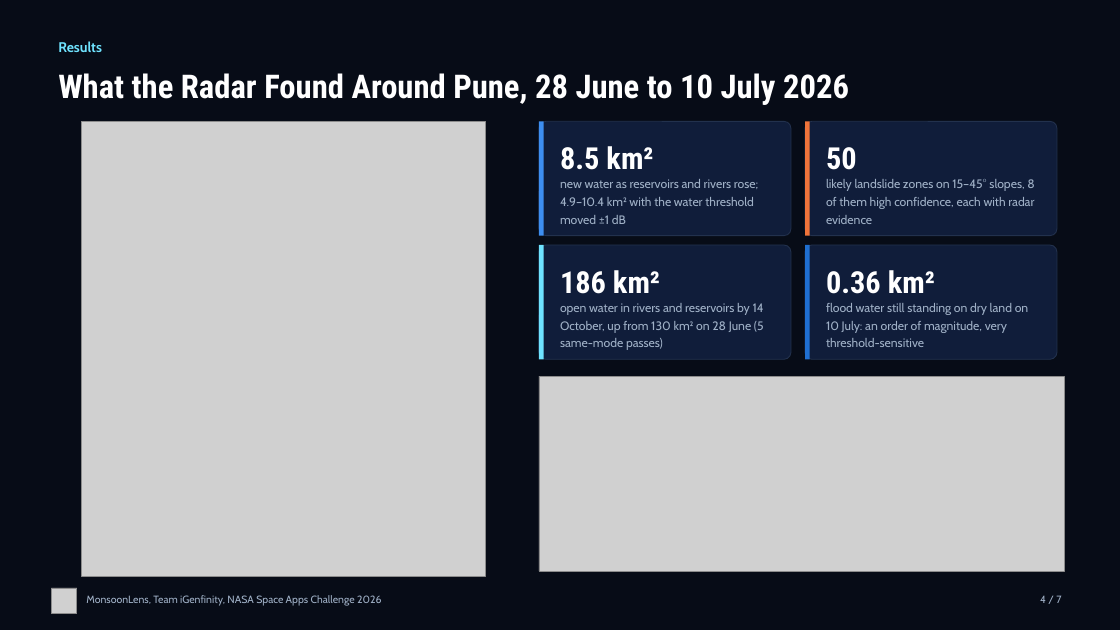
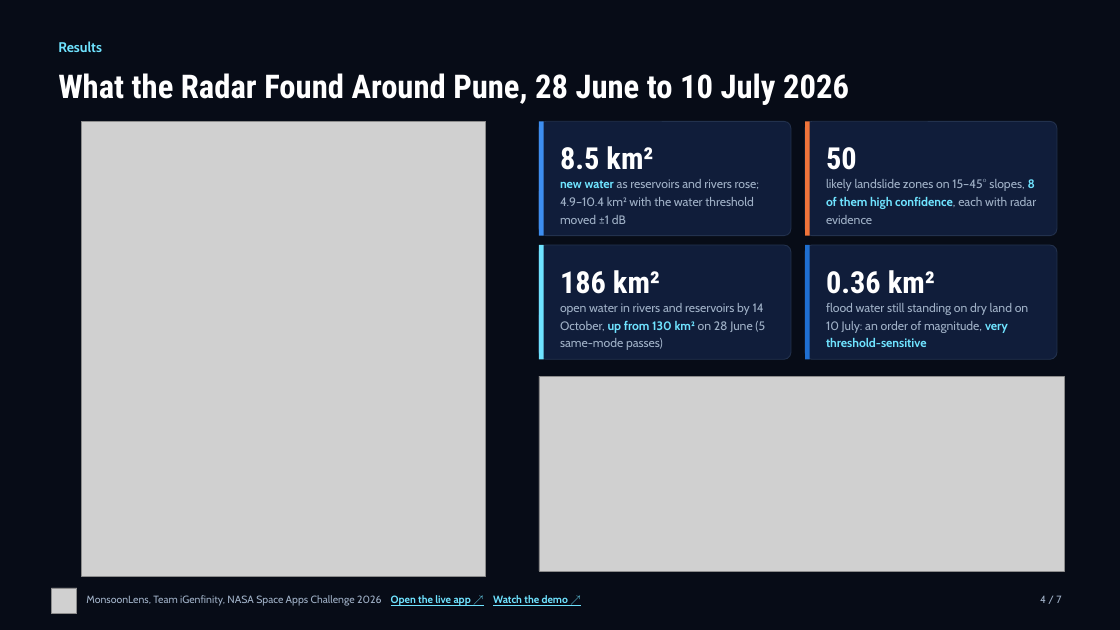
Before and after one commit to AyushSinghNegi/dancing-with-the-sars, a slide deck: slide 4 of deliverables/deck/MonsoonLens_Deck.pptx. Drawn at 1120x630 pixels with LibreOffice and Linux fonts; fonts in the diff are those of the drawing; grey boxes stand for pictures. Boxes give left, top, right and bottom in pixels: in the first picture for what was removed or moved away, otherwise in the second. Text is boxed around its words. In the diff, an @@ line names an element or a change of style, - is before the commit and + after.

```diff
--- a/deliverables/deck/MonsoonLens_Deck.pptx
+++ b/deliverables/deck/MonsoonLens_Deck.pptx
@@ text "new water as reservoirs and ..." at box(560, 179, 759, 224): text colour #9FB0C6 to #6FE3FF, bold on in "new water" @@
@@ text "likely landslide zones on 15–45° ..." at box(826, 179, 1036, 224): text colour #9FB0C6 to #6FE3FF, bold on in "8 of them high confidence," @@
@@ text "open water in rivers and ..." at box(560, 303, 765, 350): text colour #9FB0C6 to #6FE3FF, bold on in "up from 130 km²" @@
@@ text "flood water still standing on ..." at box(826, 303, 1029, 347): text colour #9FB0C6 to #6FE3FF, bold on in "very threshold-sensitive" @@
@@ text at box(86, 595, 568, 606): text changed @@
-MonsoonLens, Team iGenfinity, NASA Space Apps Challenge 2026
+MonsoonLens, Team iGenfinity, NASA Space Apps Challenge 2026 Open the live app ↗ Watch the demo ↗
```
Also in this commit, not shown: 6 other slides changed, 1 other file.
